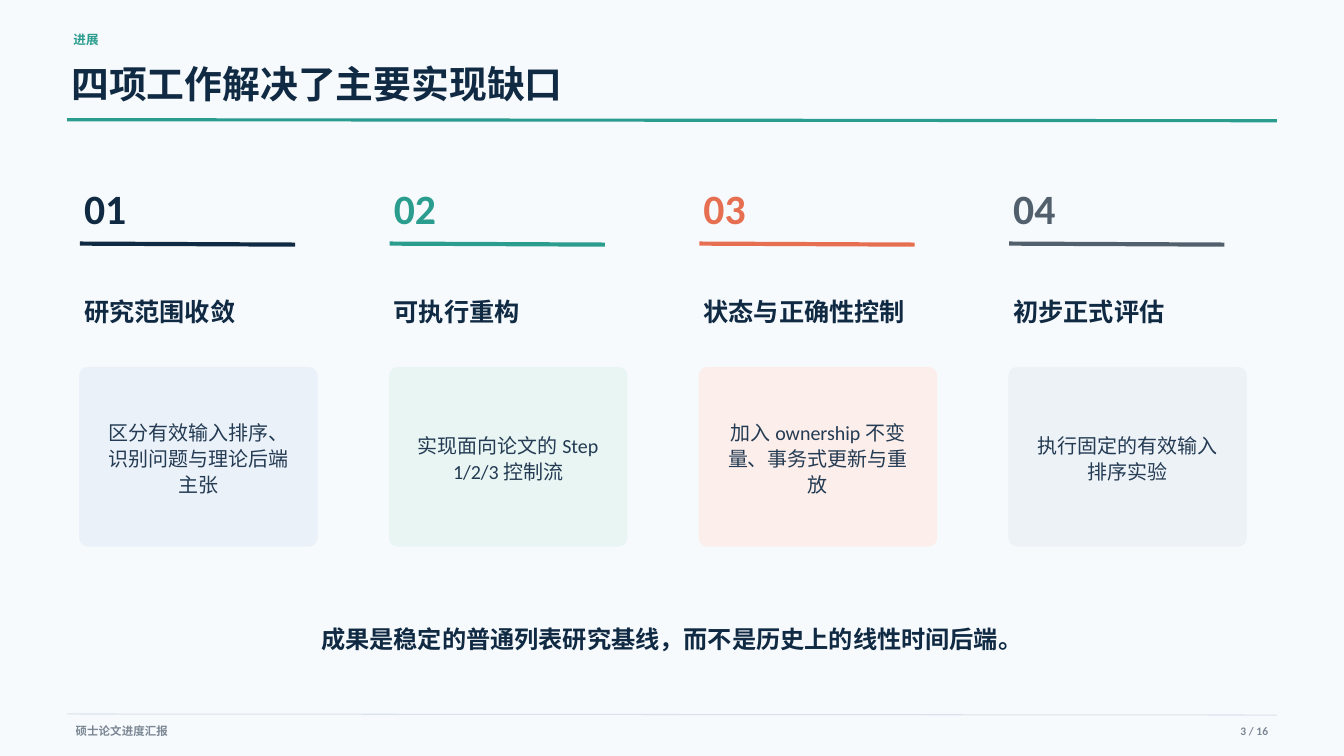
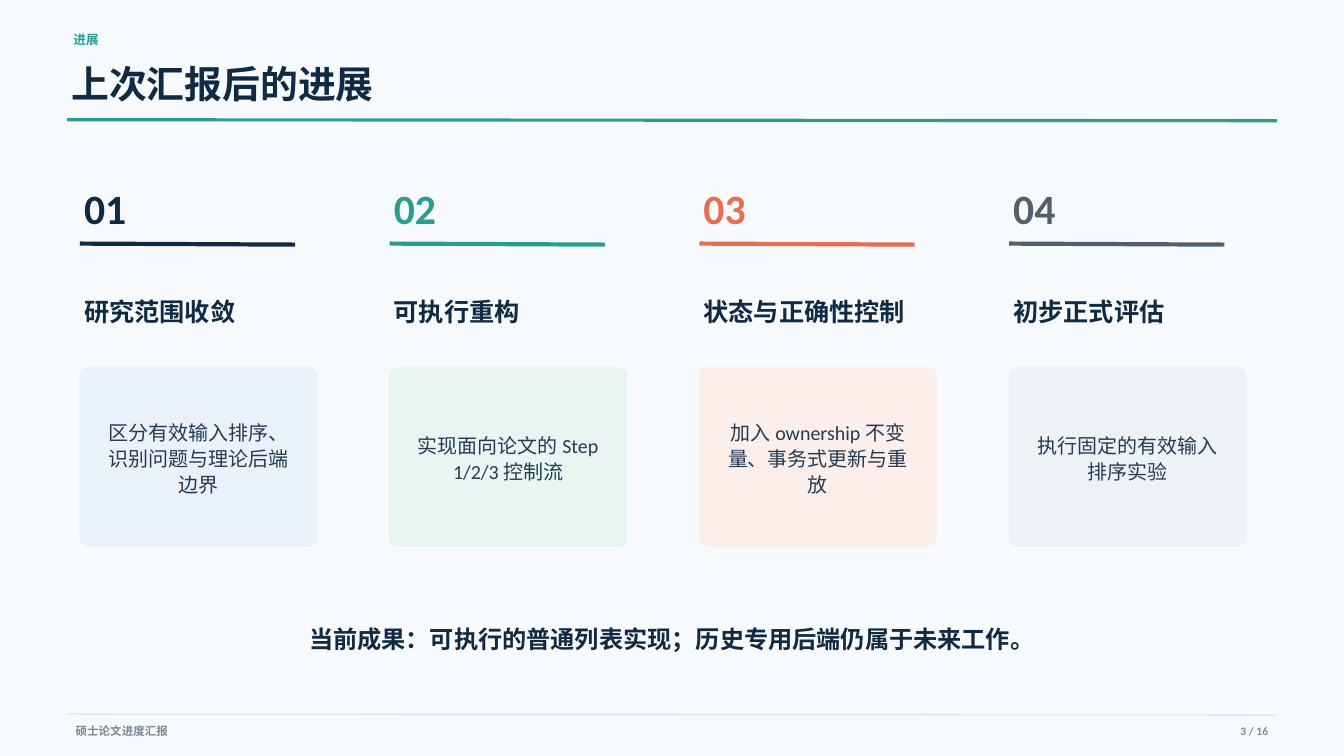
Before and after one commit to YixueWang983/jordan-sorting, a slide deck: slide 3 of presentations/progress_report/Jordan_Sorting_Progress_Report_ZH.pptx. Drawn at 1344x756 pixels with LibreOffice and Linux fonts; fonts in the diff are those of the drawing. Boxes give left, top, right and bottom in pixels: in the first picture for what was removed or moved away, otherwise in the second. Text is boxed around its words. In the diff, an @@ line names an element or a change of style, - is before the commit and + after.

```diff
--- a/presentations/progress_report/Jordan_Sorting_Progress_Report_ZH.pptx
+++ b/presentations/progress_report/Jordan_Sorting_Progress_Report_ZH.pptx
@@ text at (71, 66, 373, 102): text changed @@
-四项工作解决了主要实现缺口
+上次汇报后的进展
@@ text at (108, 423, 288, 494): text changed @@
-区分有效输入排序、识别问题与理论后端主张
+区分有效输入排序、识别问题与理论后端边界
@@ text at (309, 627, 1034, 652): text changed @@
-成果是稳定的普通列表研究基线，而不是历史上的线性时间后端。
+当前成果：可执行的普通列表实现；历史专用后端仍属于未来工作。
```
Also in this commit, not shown: 8 other slides changed, 5 other files.
